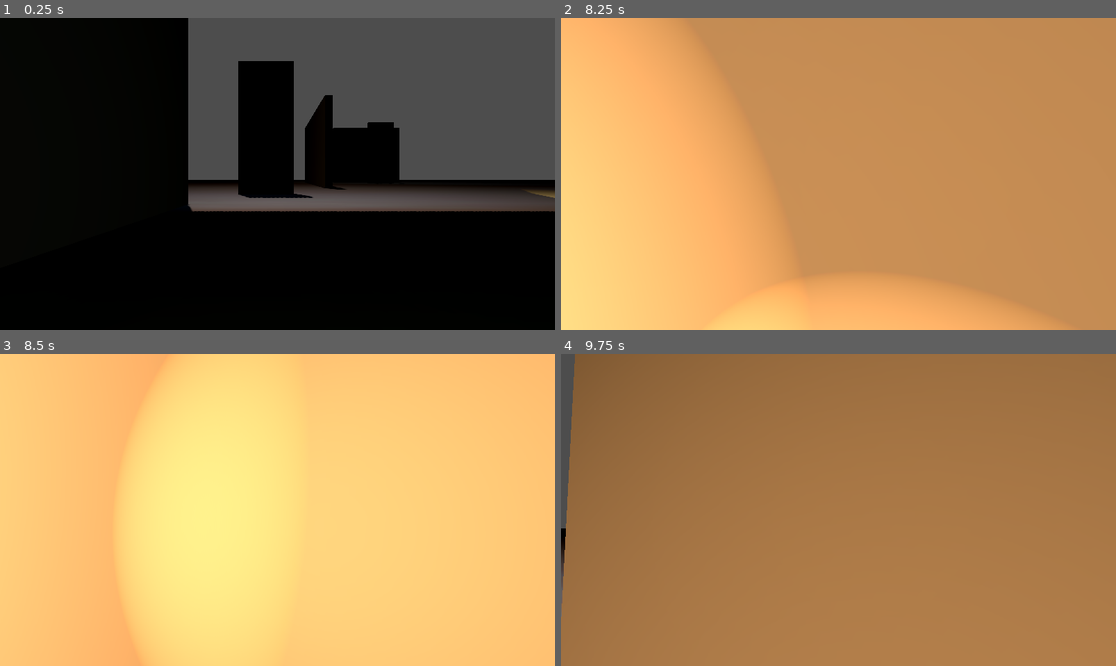
Above: before the commit, frames 1-4 (two rows, left to right).
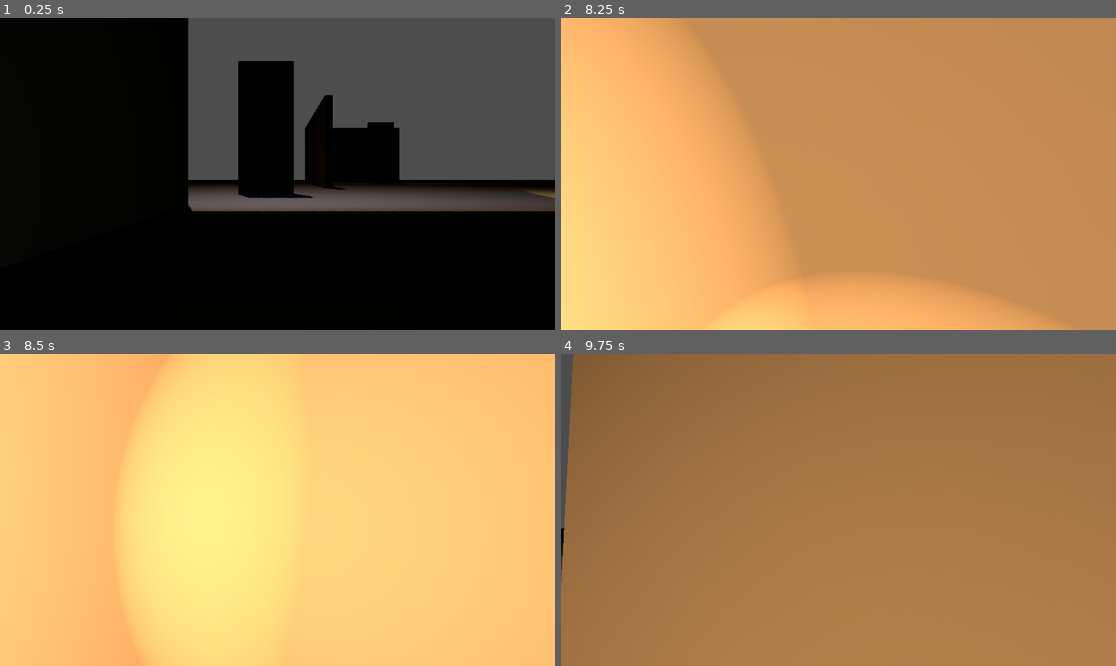
Above: after the commit, the same moments.

Repository: johnnileus/WinterJam2025
Game: Godot game, scene res://Scenes/main.tscn
Same seed, same stepped clock (60 frames per second), same inputs: the game is played once before the commit and once after it.
Inputs (mouse positions are in pixels of both pictures, inside the frame that each line leads up to):
- Up to frame 1 (0.25 s): no input
- Up to frame 2 (8.25 s): move the mouse to (832, 180) at 0.52 s; hold Shift (run) 0.53-1.28 s; hold W (up) 0.53-2.78 s; tap Space (jump) at 0.77, 1.52, 3.02, 3.77, 4.52, 6.02, 6.77, 7.52 s; move the mouse to (877, 177) at 1.27 s; tap E (takePicture) every 1.5 s from 1.35 to 7.35 s; move the mouse to (794, 170) at 2.02 s; hold Shift (run) 2.03-2.78 s; move the mouse to (844, 174) at 2.77 s; hold A (left) 2.78-3.53 s; move the mouse to (816, 167) at 3.52 s; hold Shift (run) 3.53-4.28 s; hold W (up) 3.53-5.78 s; move the mouse to (866, 174) at 4.27 s; move the mouse to (810, 174) at 5.02 s; hold Shift (run) 5.03-5.78 s; move the mouse to (849, 167) at 5.77 s; hold D (right) 5.78-6.53 s; move the mouse to (832, 180) at 6.52 s; hold Shift (run) 6.53-7.28 s; hold W (up) from 6.53 s (still down); move the mouse to (877, 177) at 7.27 s; move the mouse to (794, 170) at 8.02 s; hold Shift (run) from 8.03 s (still down)
- Up to frame 3 (8.5 s): keep holding W (up); keep holding Shift (run)
- Up to frame 4 (9.75 s): move the mouse to (844, 510) at 8.77 s; release W (up) at 8.78 s; release Shift (run) at 8.78 s; hold A (left) 8.78-9.53 s; tap E (takePicture) at 8.85 s; tap Space (jump) at 9.02 s; move the mouse to (816, 503) at 9.52 s; hold W (up) from 9.53 s (still down); hold Shift (run) from 9.53 s (still down)

Frames 1-3 are identical in both runs. In frame 4, 0.3% of the frame differs, in the area x 0-3%, y 0-85%.

Commit message:
implemented cutscenes
cutscenes, with scrolling dialogue, a next button and triggers that deactivate player movement

Diff:
--- /dev/null
+++ b/CutsceneTest.tscn
@@ -0,0 +1,45 @@
+[gd_scene load_steps=4 format=3 uid="uid://cfptjvu4m1fnj"]
+
+[ext_resource type="PackedScene" uid="uid://ce8b58khybcxj" path="res://Assets/SceneModels/wall.tscn" id="1_1tm2f"]
+[ext_resource type="Texture2D" uid="uid://dfwtooi8a4bm5" path="res://Assets/gratisography-tiny-parrot-free-stock-photo-800x525.jpg" id="1_ylax0"]
+[ext_resource type="Script" path="res://new_script.gd" id="2_ykjgp"]
+
+[node name="Node3D" type="Node3D"]
+transform = Transform3D(1, 0, 0, 0, 1, 0, 0, 0, 1, -2.99136, 0.312687, 0)
+
+[node name="Node" type="Node" parent="."]
+
+[node name="TextureRect" type="TextureRect" parent="Node"]
+anchors_preset = -1
+anchor_left = -0.272
+anchor_right = 0.263
+anchor_bottom = 0.5
+offset_left = 377.344
+offset_top = 511.0
+offset_right = 786.024
+offset_bottom = 272.0
+texture = ExtResource("1_ylax0")
+expand_mode = 1
+metadata/_edit_use_anchors_ = true
+
+[node name="Label" type="Label" parent="Node/TextureRect"]
+layout_mode = 1
+anchors_preset = -1
+anchor_right = 0.02
+anchor_bottom = 0.013
+offset_left = 11.0
+offset_top = 5.0
+offset_right = 702.5
+offset_bottom = 44.895
+theme_override_colors/font_shadow_color = Color(0, 0, 0, 1)
+text = "Woag... What the hell am I typing, I really have no idea, this is just a placeholder"
+visible_characters = 0
+visible_ratio = 0.0
+script = ExtResource("2_ykjgp")
+metadata/_edit_use_anchors_ = true
+
+[node name="wall" parent="." instance=ExtResource("1_1tm2f")]
+transform = Transform3D(0.172089, 0, 0.725374, 0, 0.1, 0, -0.181344, 0, 0.688355, -0.287986, -0.0932503, -4.30967)
+
+[node name="Camera3D" type="Camera3D" parent="wall"]
+transform = Transform3D(4, 0, 0, 0, 10, 0, 0, 0, 1, -3.52552, 12.903, 5.30246)
--- a/Scenes/main.tscn
+++ b/Scenes/main.tscn
@@ -8,6 +8,7 @@
 [ext_resource type="AudioStream" uid="uid://c1w502aq6jql4" path="res://Assets/Sounds/weather/big-thunder-clap-99753.mp3" id="6_65ulx"]
 [ext_resource type="AudioStream" uid="uid://d3vsl5me4n2f" path="res://Assets/Sounds/weather/rain-sound-188158.mp3" id="7_dftqf"]
 [ext_resource type="AudioStream" uid="uid://dddcparp5kb35" path="res://Assets/Sounds/weather/most-stormy-howling-wind-110211.mp3" id="8_53d1l"]
+[ext_resource type="Script" path="res://Scenes/textHandler.gd" id="9_f5h35"]
 
 [sub_resource type="Environment" id="Environment_n3s7m"]
 background_mode = 2
@@ -56,12 +57,15 @@
 material = SubResource("StandardMaterial3D_ugsl1")
 size = 0.02
 
+[sub_resource type="BoxShape3D" id="BoxShape3D_hraea"]
+size = Vector3(0.323486, 0.346436, 0.329712)
+
 [node name="root" type="Node3D"]
 
 [node name="WorldEnvironment" type="WorldEnvironment" parent="."]
 environment = SubResource("Environment_n3s7m")
 
-[node name="Player" type="CharacterBody3D" parent="."]
+[node name="Player" type="CharacterBody3D" parent="." groups=["player"]]
 transform = Transform3D(1, 0, 0, 0, 1, 0, 0, 0, 1, 2.64926, 0.840972, 22.7217)
 script = ExtResource("1_mxea4")
 
@@ -106,6 +110,9 @@
 
 [node name="wall" parent="MAP/walls" instance=ExtResource("4_ahn2y")]
 transform = Transform3D(1, 0, 0, 0, 1, 0, 0, 0, 1, 12.2801, 0.0740547, 28.647)
+
+[node name="Loudspeaker" parent="MAP/walls/wall" instance=ExtResource("4_ahn2y")]
+transform = Transform3D(-0.0126482, 0, -0.49936, 0, 0.1, 0, 0.24968, 0, -0.0252965, 11.5883, 0.437866, -5.84865)
 
 [node name="wall2" parent="MAP/walls" instance=ExtResource("4_ahn2y")]
 transform = Transform3D(1, 0, 0, 0, 1, 0, 0, 0, 1, 20.8, 0.0740547, 28.647)
@@ -270,5 +277,64 @@
 process_material = SubResource("ParticleProcessMaterial_qmp1u")
 draw_pass_1 = SubResource("RibbonTrailMesh_h3her")
 
+[node name="Node" type="Node" parent="."]
+script = ExtResource("9_f5h35")
+
+[node name="TextureRect" type="TextureRect" parent="Node"]
+anchors_preset = -1
+anchor_left = -0.272
+anchor_right = 0.263
+anchor_bottom = 0.5
+offset_left = 377.344
+offset_top = 511.0
+offset_right = 786.024
+offset_bottom = 272.0
+texture = ExtResource("2_h8avp")
+expand_mode = 1
+metadata/_edit_use_anchors_ = true
+
+[node name="Text 1" type="Label" parent="Node/TextureRect"]
+layout_mode = 1
+anchors_preset = -1
+anchor_right = 0.02
+anchor_bottom = 0.013
+offset_left = 11.0
+offset_top = 5.0
+offset_right = 702.5
+offset_bottom = 44.895
+theme_override_colors/font_shadow_color = Color(0, 0, 0, 1)
+text = "Woag... What the hell am I typing, I really have no idea, this is just a placeholder"
+visible_characters = 0
+visible_ratio = 0.0
+
+[node name="Text 2" type="Label" parent="Node/TextureRect"]
+layout_mode = 1
+anchors_preset = -1
+anchor_right = 0.02
+anchor_bottom = 0.013
+offset_left = 22.0
+offset_top = 10.0
+offset_right = 713.5
+offset_bottom = 49.895
+theme_override_colors/font_shadow_color = Color(0, 0, 0, 1)
+text = "This one is the second text, if you see this. yippee"
+visible_characters = 0
+visible_ratio = 0.0
+
+[node name="Button" type="Button" parent="Node/TextureRect"]
+layout_mode = 0
+offset_left = 938.0
+offset_top = 54.0
+offset_right = 1025.0
+offset_bottom = 85.0
+text = "Next"
+
+[node name="Area3D" type="Area3D" parent="Node"]
+transform = Transform3D(1, 0, 0, 0, 1, 0, 0, 0, 1, 23.1711, 0.67922, 22.8052)
+
+[node name="CollisionShape3D" type="CollisionShape3D" parent="Node/Area3D"]
+transform = Transform3D(1, 0, 0, 0, 1, 0, 0, 0, 1, 0.263266, 0.0585394, -0.0512295)
+shape = SubResource("BoxShape3D_hraea")
+
 [connection signal="timeout" from="MAP/weather/flashDuration" to="MAP/weather" method="_on_timer_timeout"]
 [connection signal="timeout" from="MAP/weather/soundDelay" to="MAP/weather" method="_on_sound_delay_timeout"]
--- /dev/null
+++ b/Scenes/nexttext.gd
@@ -0,0 +1,11 @@
+extends Button
+
+
+# Called when the node enters the scene tree for the first time.
+func _ready() -> void:
+	pass # Replace with function body.
+
+
+# Called every frame. 'delta' is the elapsed time since the previous frame.
+func _process(delta: float) -> void:
+	pass
--- /dev/null
+++ b/Scenes/textHandler.gd
@@ -0,0 +1,79 @@
+extends Node
+
+@onready var label1 = $"TextureRect/Text 1"
+@onready var label2 = $"TextureRect/Text 2"
+@onready var button = $"TextureRect/Button"
+@onready var panel = $TextureRect
+@onready var text_trigger_area = $Area3D
+@onready var player = get_tree().get_nodes_in_group("player")[0]
+
+var current_label_index = 0
+var draw_text_speed = 0
+var text_trigger = false
+var char_limit = 100
+
+# Called when the node enters the scene tree for the first time.
+func _ready() -> void:
+	button.connect("pressed", Callable(self, "_on_button_pressed"))
+	reset_labels()
+	text_trigger_area.connect("body_entered", Callable(self, "_on_trigger_entered"))
+	button.disabled = true
+
+func reset_labels():
+	if current_label_index == 0:
+		label1.visible = true
+		label2.visible = false
+		draw_text_speed = 0
+		#label1.visible_characters = draw_text_speed
+		char_limit = label1.text.length()
+	elif current_label_index == 1:
+		label1.visible = false
+		label2.visible = true
+		draw_text_speed = 0
+		#label2.visible_characters = draw_text_speed
+		char_limit = label2.text.length()
+
+func _show_char():
+	if draw_text_speed < char_limit and text_trigger:
+		draw_text_speed += 1
+		if current_label_index == 0:
+			label1.visible_characters = draw_text_speed
+		elif current_label_index == 1:
+			label2.visible_characters = draw_text_speed
+	elif draw_text_speed >= char_limit:
+		button.disabled = false
+
+func _physics_process(delta):
+	_show_char()
+	if text_trigger == false:
+		panel.visible = false
+		reset_labels()
+	elif text_trigger == true:
+		panel.visible = true
+		#text_trigger = true
+
+# Called every frame. 'delta' is the elapsed time since the previous frame.
+func _on_button_pressed():
+	# Check if the current label has finished drawing its text
+	if draw_text_speed >= char_limit:
+	# Progress to the next label
+		current_label_index += 1
+	if current_label_index < 2:  # Only two labels in this case
+		button.disabled = true
+		reset_labels()
+	else:
+	# Optionally reset or handle the end of all labels
+		current_label_index = 0
+		button.disabled = true
+		text_trigger = false
+		Input.set_mouse_mode(Input.MOUSE_MODE_CAPTURED)
+		player.lockedMovement = false
+		#reset_labels()
+
+func _on_trigger_entered(body):
+	if body.name == "Player":  # Assuming the player node is named "Player"
+		print_debug('Hey this is working btw!')
+		text_trigger = true
+		text_trigger_area.queue_free()
+		Input.set_mouse_mode(Input.MOUSE_MODE_VISIBLE)
+		player.lockedMovement = true
--- a/Scripts/player.gd
+++ b/Scripts/player.gd
@@ -1,6 +1,7 @@
 extends CharacterBody3D
 
 var isRunning
+var lockedMovement: bool = false
 var moving
 
 var footstepFilepath = "res://Assets/Sounds/Footsteps/wood/"
@@ -41,7 +42,7 @@
 			footstepSounds.append(newFoot)
 
 func _unhandled_input(event):
-	if event is InputEventMouseMotion:
+	if event is InputEventMouseMotion and lockedMovement == false:
 		pivot.rotate_y(-event.relative.x * Sensitivity)
 		camera.rotate_x(-event.relative.y * Sensitivity)
 		camera.rotation.x = clamp(camera.rotation.x, deg_to_rad(-40), deg_to_rad(60))
@@ -80,17 +81,20 @@
 	var input_dir = Input.get_vector("left", "right", "up", "down")
 	var direction = (pivot.transform.basis * Vector3(input_dir.x, 0, input_dir.y)).normalized()
 	if is_on_floor():
-		if direction:
+		if direction and lockedMovement == false:
 			velocity.x = direction.x * speed
 			velocity.z = direction.z * speed
-		else:
+		elif lockedMovement == false:
 			velocity.x = lerp(velocity.x, direction.x * speed, delta * 15.0)
 			velocity.z = lerp(velocity.z, direction.z * speed, delta * 15.0)
-	else:
+	elif lockedMovement == false:
 		velocity.x = lerp(velocity.x, direction.x * speed, delta * 3.0)
 		velocity.z = lerp(velocity.z, direction.z * speed, delta * 3.0)
 
-	if velocity.length() > .1 and is_on_floor():
+	if lockedMovement == true:
+		velocity.x = 0
+		velocity.z = 0
+	elif velocity.length() > .1 and is_on_floor():
 		moving = true
 	else:
 		moving = false
--- /dev/null
+++ b/dialogue1.gd
@@ -0,0 +1,11 @@
+extends Node
+
+
+# Called when the node enters the scene tree for the first time.
+func _ready() -> void:
+	pass # Replace with function body.
+
+
+# Called every frame. 'delta' is the elapsed time since the previous frame.
+func _process(delta: float) -> void:
+	pass
--- /dev/null
+++ b/new_script.gd
@@ -0,0 +1,21 @@
+extends Label
+
+var drawTextSpeed: int = 0
+
+var textTrigger: bool = false
+
+var charLimit: int = 100
+# Called when the node enters the scene tree for the first time.
+func _ready() -> void:
+	pass # Replace with function body.
+
+func _showChar():
+	if drawTextSpeed < charLimit && textTrigger:
+		drawTextSpeed += 1
+		self.visible_characters = drawTextSpeed
+	pass
+
+# Called every frame. 'delta' is the elapsed time since the previous frame.
+func _physics_process(delta):
+	_showChar()
+	pass
--- a/project.godot
+++ b/project.godot
@@ -14,6 +14,10 @@
 run/main_scene="res://Scenes/main.tscn"
 config/features=PackedStringArray("4.3", "Forward Plus")
 config/icon="res://icon.svg"
+
+[global_group]
+
+player=""
 
 [input]
 
@@ -52,3 +56,8 @@
 "events": [Object(InputEventKey,"resource_local_to_scene":false,"resource_name":"","device":-1,"window_id":0,"alt_press …(192 unchanged characters)…
 ]
 }
+TextFwd={
+"deadzone": 0.5,
+"events": [Object(InputEventMouseButton,"resource_local_to_scene":false,"resource_name":"","device":-1,"window_id":0,"alt_pressed":false,"shift_pressed":false,"ctrl_pressed":false,"meta_pressed":false,"button_mask":0,"position":Vector2(0, 0),"global_position":Vector2(0, 0),"factor":1.0,"button_index":1,"canceled":false,"pressed":false,"double_click":false,"script":null)
+]
+}
Not shown: 1 places in Scenes/main.tscn that only renumber resources
